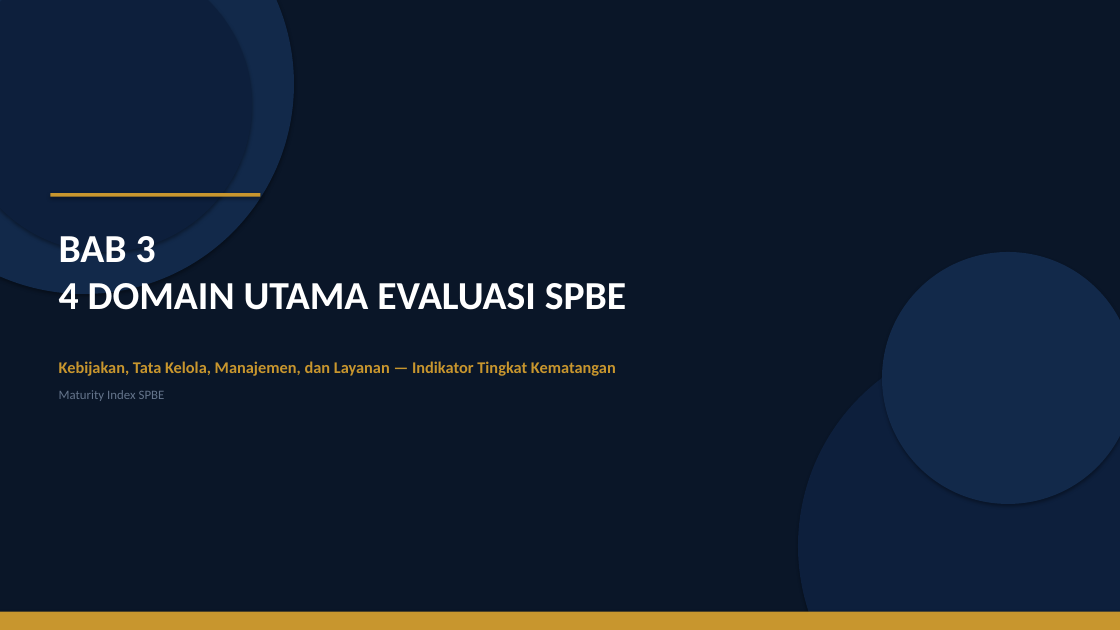
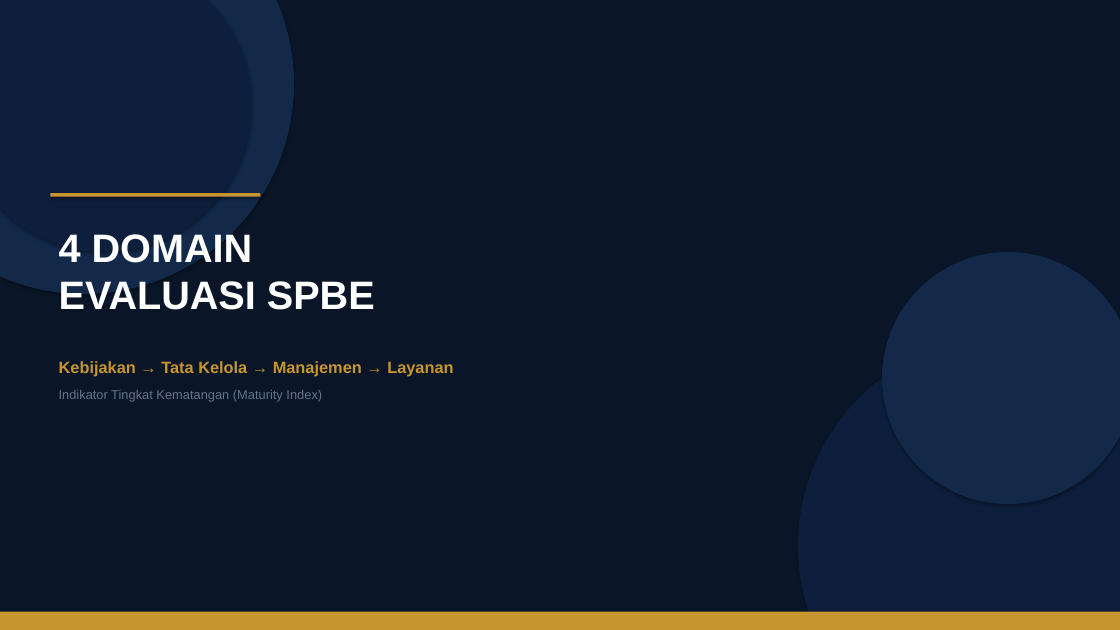
Before and after one commit to rahadiana/coba_ppt, a slide deck: slide 8 of SPBE_Transformasi_Birokrasi.pptx. Drawn at 1120x630 pixels with LibreOffice and Linux fonts; fonts in the diff are those of the drawing. Boxes give left, top, right and bottom in pixels: in the first picture for what was removed or moved away, otherwise in the second. Text is boxed around its words. In the diff, an @@ line names an element or a change of style, - is before the commit and + after.

Commit message:
fix: restore original SPBE presentation from initial commit

```diff
--- a/SPBE_Transformasi_Birokrasi.pptx
+++ b/SPBE_Transformasi_Birokrasi.pptx
@@ text at [59, 230, 375, 310]: text changed; font Calibri to Arial @@
-BAB 3
-4 DOMAIN UTAMA EVALUASI SPBE
+4 DOMAIN
+EVALUASI SPBE
@@ text at [59, 361, 453, 376]: text changed; font Calibri to Arial @@
-Kebijakan, Tata Kelola, Manajemen, dan Layanan — Indikator Tingkat Kematangan
+Kebijakan → Tata Kelola → Manajemen → Layanan
@@ text at [59, 390, 322, 402]: text changed; font Calibri to Arial @@
-Maturity Index SPBE
+Indikator Tingkat Kematangan (Maturity Index)
```
Also in this commit, not shown: 14 other slides changed, 1 slide added, 1 slide removed.
